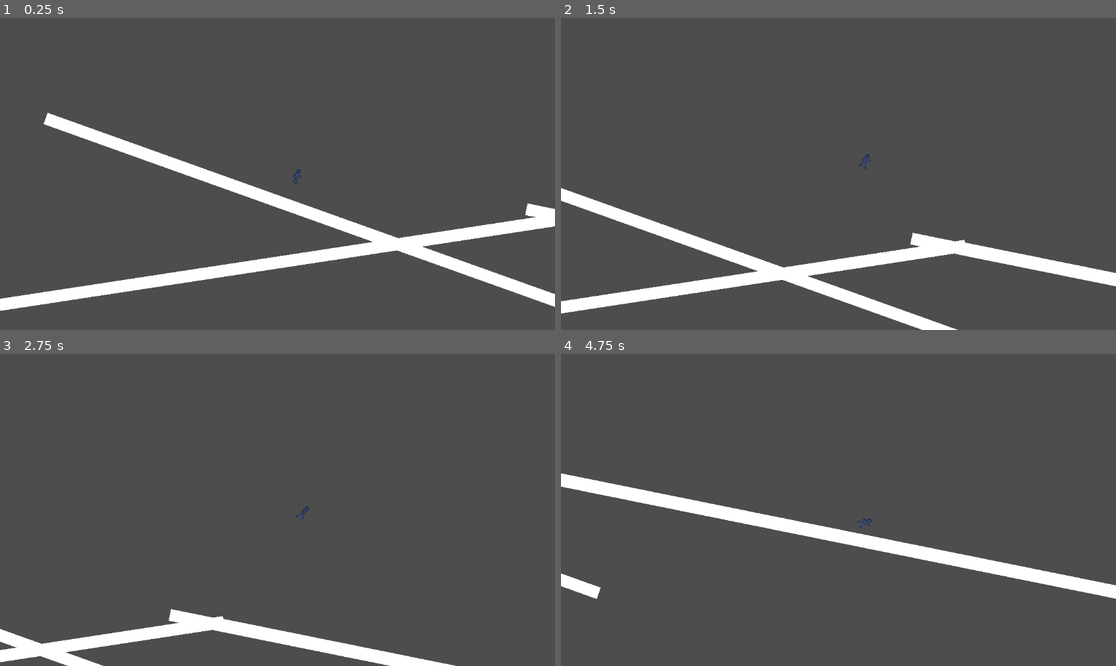
Above: before the commit, frames 1-4 (two rows, left to right).
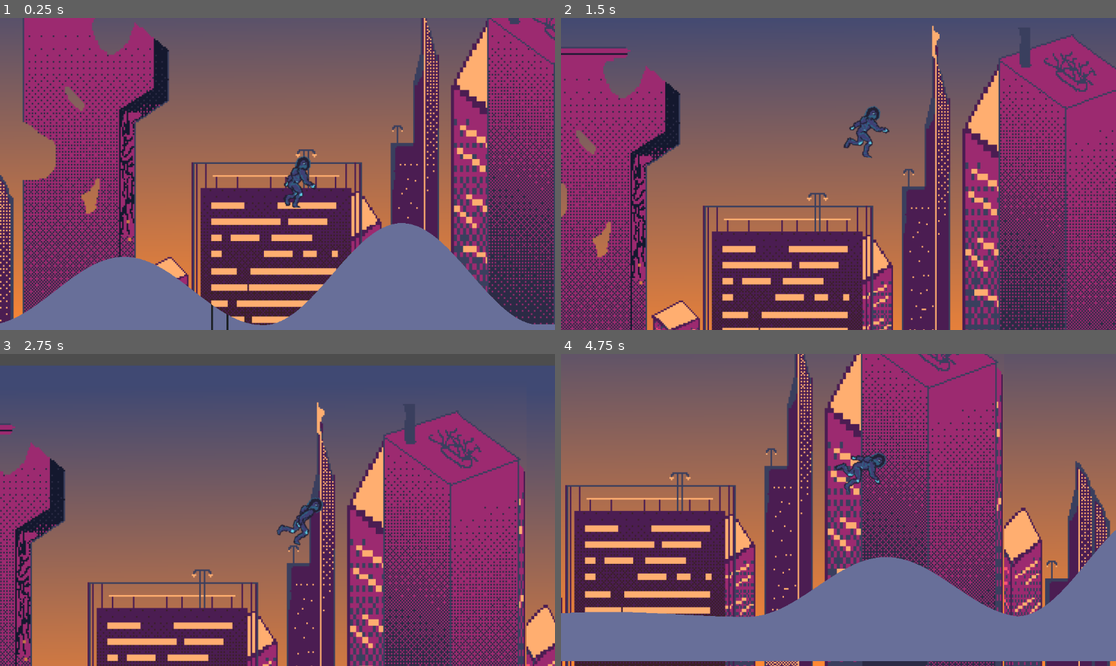
Above: after the commit, the same moments.

Repository: poplar00/Flip-Flop
Game: Godot game, scene res://Main.tscn
The game is run twice, just before and just after one commit, with the same random seed, the same clock (stepped at 60 frames per second) and the same inputs.
Inputs:
- Up to frame 1 (0.25 s): no input
- Up to frame 2 (1.5 s): tap Space (JUMP) at 0.77 s
- Up to frame 3 (2.75 s): tap Space (JUMP) at 1.52 s
- Up to frame 4 (4.75 s): tap Space (JUMP) at 3.02, 3.77, 4.52 s

The runs differ from the first frame. In frame 1, 97% of the frame differs, in the area x 0-100%, y 0-100%; in frame 2, 96%; in frame 3, 93%; in frame 4, 97%.

Commit message:
procgen + parallax
bruh

Diff:
--- a/Main.tscn
+++ b/Main.tscn
@@ -1,40 +1,28 @@
-[gd_scene load_steps=3 format=3 uid="uid://dxo85febrh86b"]
+[gd_scene load_steps=4 format=3 uid="uid://dxo85febrh86b"]
 
 [ext_resource type="PackedScene" uid="uid://scf0equtegte" path="res://Scenes/character_body_2d.tscn" id="1_uu6xs"]
-[ext_resource type="PackedScene" uid="uid://dhru3u10usqsu" path="res://Scenes/ground.tscn" id="2_r0du0"]
+[ext_resource type="PackedScene" uid="uid://n0vvobsip13s" path="res://Scenes/terrain.tscn" id="2_uu6xs"]
+[ext_resource type="Texture2D" uid="uid://c7eggjbu2xaiy" path="res://asset/Background.png" id="3_r0du0"]
 
 [node name="Main" type="Node2D"]
 
-[node name="CharacterBody2D" parent="." instance=ExtResource("1_uu6xs")]
+[node name="Player" parent="." instance=ExtResource("1_uu6xs")]
 position = Vector2(571, 238)
-speed = 1000.0
 
-[node name="Camera2D" type="Camera2D" parent="CharacterBody2D"]
-zoom = Vector2(0.3, 0.3)
+[node name="Camera2D" type="Camera2D" parent="Player"]
 process_callback = 0
 position_smoothing_enabled = true
 
-[node name="Ground" parent="." instance=ExtResource("2_r0du0")]
-position = Vector2(475, 900)
-rotation = -0.151266
-scale = Vector2(14.9773, 3.78115)
+[node name="Terrain" parent="." instance=ExtResource("2_uu6xs")]
 
-[node name="Ground5" parent="." instance=ExtResource("2_r0du0")]
-position = Vector2(9977, 1233)
-rotation = -0.151266
-scale = Vector2(14.9773, 3.78115)
+[node name="ParallaxBackground" type="ParallaxBackground" parent="."]
 
-[node name="Ground2" parent="." instance=ExtResource("2_r0du0")]
-position = Vector2(1293, 661)
-rotation = 0.343505
-scale = Vector2(14.9773, 3.78115)
+[node name="ParallaxLayer" type="ParallaxLayer" parent="ParallaxBackground"]
+motion_scale = Vector2(0.3, 0.3)
+motion_mirroring = Vector2(1500, 0)
 
-[node name="Ground3" parent="." instance=ExtResource("2_r0du0")]
-position = Vector2(5085, 1039)
-rotation = 0.199351
-scale = Vector2(17.4022, 3.72466)
-
-[node name="Ground4" parent="." instance=ExtResource("2_r0du0")]
-position = Vector2(5085, 1039)
-rotation = 0.199351
-scale = Vector2(15.3714, 4.11372)
+[node name="Sprite2D" type="Sprite2D" parent="ParallaxBackground/ParallaxLayer"]
+position = Vector2(-182, -175)
+scale = Vector2(1.04362, 1.11198)
+texture = ExtResource("3_r0du0")
+centered = false
--- a/Scenes/character_body_2d.tscn
+++ b/Scenes/character_body_2d.tscn
@@ -1,5 +1,4 @@
-[gd_scene load_steps=27 format=3 uid="uid://scf0equtegte"]
-
+[gd_scene load_steps=30 format=3 uid="uid://scf0equtegte"]
 
 [ext_resource type="Script" uid="uid://dcfap2i1t8nai" path="res://Scripts/Player_Controller.gd" id="1_88kja"]
 [ext_resource type="Texture2D" uid="uid://dhascj4iu3y6k" path="res://asset/Purple Main.png" id="2_t38ji"]
@@ -160,10 +159,10 @@
 }]
 
 [sub_resource type="RectangleShape2D" id="RectangleShape2D_gbyq6"]
-size = Vector2(14.5417, 4.83333)
+size = Vector2(14.5417, 13.0167)
 
 [sub_resource type="RectangleShape2D" id="RectangleShape2D_t38ji"]
-size = Vector2(88, 75)
+size = Vector2(59, 32)
 
 [node name="Player" type="CharacterBody2D"]
 script = ExtResource("1_88kja")
@@ -175,7 +174,7 @@
 autoplay = "running"
 
 [node name="CollisionShape2D" type="CollisionShape2D" parent="."]
-position = Vector2(-2, 45)
+position = Vector2(-2, 24.5417)
 scale = Vector2(6, 5)
 shape = SubResource("RectangleShape2D_gbyq6")
 
@@ -199,7 +198,7 @@
 script = ExtResource("7_pbj7x")
 
 [node name="CollisionShape2D" type="CollisionShape2D" parent="Area2D"]
-position = Vector2(-2, -6.5)
+position = Vector2(1.5, -28)
 shape = SubResource("RectangleShape2D_t38ji")
 
 [connection signal="area_entered" from="Area2D" to="Area2D" method="_on_area_entered"]
--- /dev/null
+++ b/Scenes/terrain.tscn
@@ -0,0 +1,12 @@
+[gd_scene load_steps=2 format=3 uid="uid://n0vvobsip13s"]
+
+[ext_resource type="Script" uid="uid://dykm57oydodxb" path="res://Scripts/terrain.gd" id="1_g24sy"]
+
+[node name="Terrain" type="Node"]
+script = ExtResource("1_g24sy")
+
+[node name="Line2D" type="Line2D" parent="."]
+
+[node name="StaticBody2D" type="StaticBody2D" parent="."]
+
+[node name="Area2D" type="Area2D" parent="."]
--- a/Scripts/Player_Controller.gd
+++ b/Scripts/Player_Controller.gd
@@ -9,3 +9,6 @@
 		pass
 	else:
 		velocity += get_gravity() * delta
+
+	if position.y > 3000:
+		IS_ALIVE = false
--- /dev/null
+++ b/Scripts/terrain.gd
@@ -0,0 +1,65 @@
+extends Node
+@export var num_hills = 2
+@export var slice = 10
+@export var hill_range = 165
+
+var screensize
+var terrain = Array()
+var texture = preload("res://asset/Ground_injek.png")
+
+func _ready() -> void:
+	randomize()
+	screensize = get_viewport().get_visible_rect().size
+	terrain = Array()
+	var start_y = screensize.y * 3/4 + (-hill_range + randi() % hill_range * 2)
+	terrain.append(Vector2(0, start_y))
+	add_hills()
+
+func _process(delta: float) -> void:
+	if terrain[-1].x <$"../Player".position.x + screensize.x/2:
+		add_hills()
+
+func add_hills():
+	var hill_width = screensize.x / num_hills
+	var hill_slices = hill_width / slice
+	var start = terrain[-1]
+	var poly = PackedVector2Array()
+	for i in range(num_hills):
+		var height = randi() % hill_range
+		start.y -= height
+		for j in range(0, hill_slices):
+			var hill_point = Vector2()
+			hill_point.x = start.x + j * slice + hill_width * i
+			hill_point.y = start.y + height * cos(2 * PI / hill_slices * j)
+			#$Line2D.add_point(hill_point)
+			terrain.append(hill_point)
+			poly.append(hill_point)
+		start.y += height
+
+	poly.append(Vector2(terrain[-1].x, screensize.y))  # Added
+	poly.append(Vector2(start.x, screensize.y))        # Added
+
+	# Create a CollisionPolygon2D for the Area2D
+	var collision_polygon = CollisionPolygon2D.new()  # Added
+	var shape = CollisionPolygon2D.new()
+	$StaticBody2D.add_child(shape)
+	shape.polygon = poly
+	collision_polygon.polygon = poly                  # Added
+	$Area2D.add_child(collision_polygon)              # Added
+
+	# Create a Polygon2D for visual representation
+	var ground_polygon = Polygon2D.new()              # Added
+	ground_polygon.polygon = poly                     # Added
+	ground_polygon.texture = texture                  # Added
+	add_child(ground_polygon)
+
+
+	#var ground = Polygon2D.new()
+
+	#$Area2D.add_child(shape)
+	#poly.append(Vector2(terrain[-1].x, screensize.y))
+	#poly.append(Vector2(start.x, screensize.y))
+	#shape.polygon = poly
+	#ground.polygon = poly
+	#ground.texture = texture
+	#add_child(ground)
Not shown, added: Scripts/terrain.gd.uid
Binary file added: asset/Ground_injek.png
Not shown, added: asset/Ground_injek.png.import
